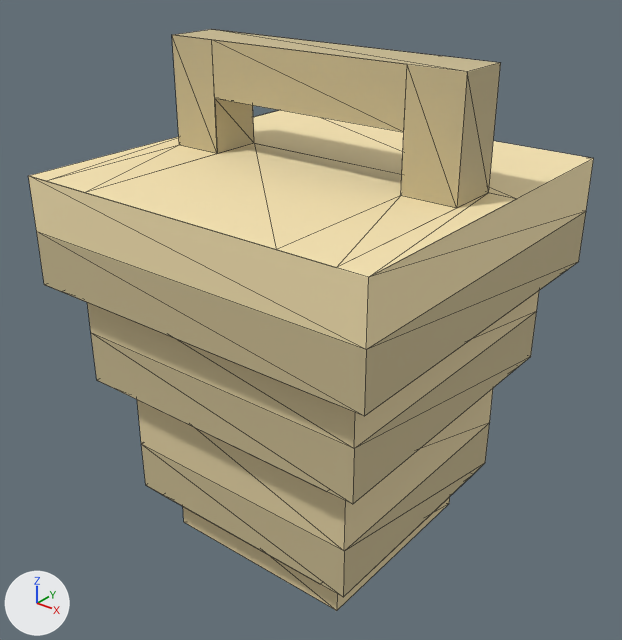
An edit to the glTF model assets/interiores/cesta_pan_trenzado_01.glb, drawn before and after from the same camera.
One viewpoint serves both versions: a 50 mm lens placed at (1.293, -1.653, 1.664), pointed at (-0.011, -0.024, 0.654). Lighting does not change. The marker at lower left points along +X, +Y and +Z. The picture after the commit comes second. Mesh edges are drawn as thin lines. Vertices at exactly the same position are counted once.

Names of what the first picture shows: 'cesta_pan_trenzado'.
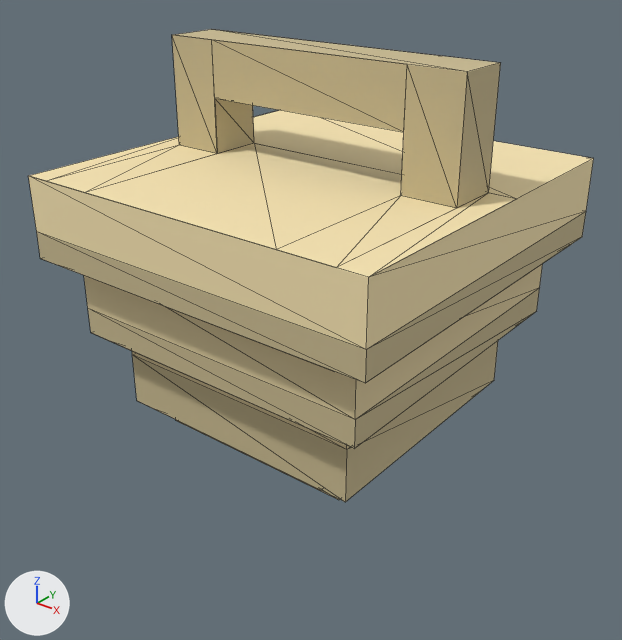
The newer file is also turned or shifted as a whole; pictures and numbers use the older file's frame.

What differs and where, as boxes [x1, y1, x2, y2] in the pictures (622 x 640 px; the box of a moved part takes in the faces that stretch with it):
'cesta_pan_trenzado', reshaped (19% shorter): before [28, 29, 594, 611]; after [28, 29, 594, 502]
part 1 of me_cesta_pan_trenzado, moved or reshaped: before [37, 212, 586, 449]; after [37, 212, 586, 419]
part 2 of me_cesta_pan_trenzado, moved or reshaped: before [91, 311, 537, 551]; after [88, 288, 539, 450]
part 3 of me_cesta_pan_trenzado, moved or reshaped: before [141, 424, 489, 597]; after [132, 341, 498, 502]
part 4 of me_cesta_pan_trenzado, moved or reshaped: before [183, 497, 450, 611]; after [176, 420, 339, 500]

What the commit changed:
me_cesta_pan_trenzado is used by ob_cesta_pan_trenzado; location (0.0, 0.0, 0.0).
me_cesta_pan_trenzado had 82 vertices, 118 faces and spanned x -0.5..0.5, y -0.5..0.5, z 0.0..1.357.
me_cesta_pan_trenzado now has 82 vertices, 118 faces and spans x -0.5..0.5, y -0.5..0.5, z 0.357..1.357.
me_cesta_pan_trenzado part 1: all 16 vertices in x -0.5..0.5, y -0.5..0.5, z 0.643..0.786 are moved by (0.0, 0.0, 0.071).
me_cesta_pan_trenzado part 2: all 12 vertices in x -0.429..0.429, y -0.429..0.429, z 0.5 are moved by (0.0, 0.0, 0.143).
me_cesta_pan_trenzado part 3: all 16 vertices in x -0.357..0.357, y -0.357..0.357, z 0.143..0.286 are moved by (0.0, 0.0, 0.286).
me_cesta_pan_trenzado part 4: all 4 vertices in x -0.286..0.286, y -0.286..0.286, z 0.0 are moved by (0.0, 0.0, 0.357).
